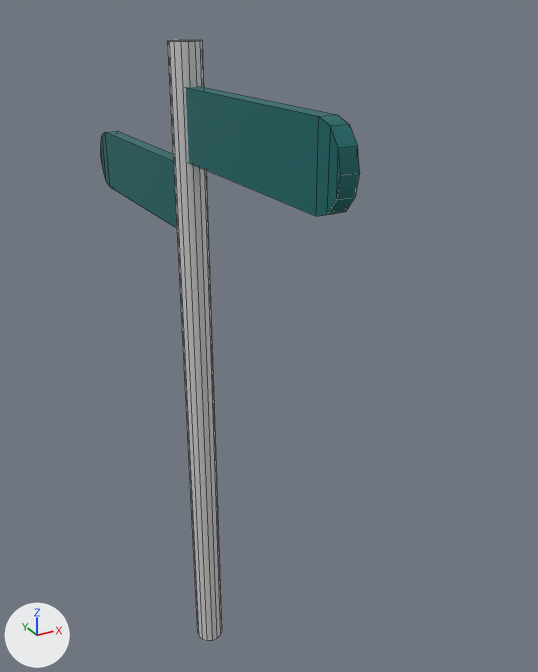
The FBX model FYPGame3/Assets/Beta/Props/RoadSign_03.fbx, before and after one commit.
The view is the same before and after, from a 50 mm camera at (-0.88, -2.09, 2.27) aimed at (0.2, -0.14, 1.29). Lighting does not change. The marker at lower left points along +X, +Y and +Z. Mesh edges are drawn as thin lines. Where no turn or scale is listed for an object, it has been applied to the vertices.
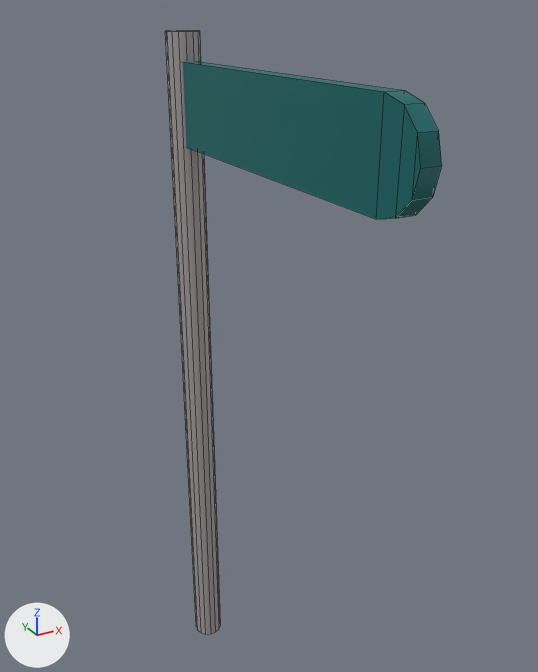
Boxes (x1, y1, x2, y2) around the edits, measured in the pictures (538 x 672 px; the box of a moved part takes in the faces that stretch with it):
```json
{"object": "pCube159", "change": "reshaped", "before": [101, 40, 360, 641], "after": [165, 30, 442, 634], "on screen": "7% wider"}
{"part": 1, "of": "me_mesh", "change": "moved or reshaped", "before": [186, 87, 360, 216], "after": [183, 61, 442, 219]}
{"part": 2, "of": "me_mesh", "change": "moved or reshaped", "before": [168, 40, 222, 641], "after": [165, 30, 221, 634]}
{"part": 3, "of": "me_mesh", "change": "deleted", "before": [101, 131, 177, 228], "on screen": "cyan"}
```

Scene script edits in JSON lines:
```json
{"op": "add", "block": "img_textureatlas_png", "code": ["img_textureatlas_png = load_image('TextureAtlas.png', '../Buildings2.0/TextureAtlas.png', 1024, 1024, 'sRGB')"]}
{"op": "add", "block": "mat_building_atlas", "code": ["mat_building_atlas = principled_material('Building_Atlas')", "mat_building_atlas.texture = img_textureatlas_png"]}
{"block": "me_mesh", "where": "me_mesh.from_pydata(...)  # 69 vertices, 64 faces; spans x -0.05..0.05, y -0.84..0.84, z 0.0..2.19"}
{"block": "me_mesh", "where": "# used by ob_pcube159; location = (0.0, 0.0, 0.0)"}
{"op": "remove", "block": "me_mesh", "code": "me_mesh.materials.append(mat_texture__tall_and_props)  # picture img_texture__tall__png"}
{"block": "me_mesh", "change": "me_mesh part 1: the loose piece of 19 vertices spanning x -0.02..0.02, y -0.84..-0.01, z 1.85..2.07 is scaled about its middle by (1, 1.32, 1.11), then moved by (0.0, -0.11, 0.06), in mat_building_atlas (picture img_textureatlas_png)"}
{"block": "me_mesh", "change": "me_mesh part 2: the loose piece of 31 vertices spanning x -0.05..0.05, y -0.06..0.04, z 0.0..2.19 is moved by (0.0, 0.01, 0.02), in mat_building_atlas (picture img_textureatlas_png)"}
{"block": "me_mesh", "change": "me_mesh part 3: the loose piece of 19 vertices spanning x -0.02..0.02, y 0.01..0.84, z 1.63..1.84 is deleted"}
{"op": "add", "block": "me_mesh", "code": "me_mesh.materials.append(mat_building_atlas)  # picture img_textureatlas_png"}
```
